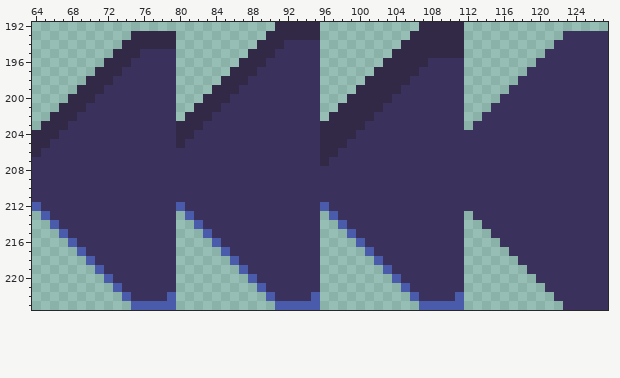
Two states of a pixel-art file, tinycromancer/sprites/UI.aseprite. Above: the version before the commit.
412x242 pixels, 1 frame. Shown: x 64..127, y 192..223. The commit also changed other parts of the picture, which this record leaves out.
Once edited:
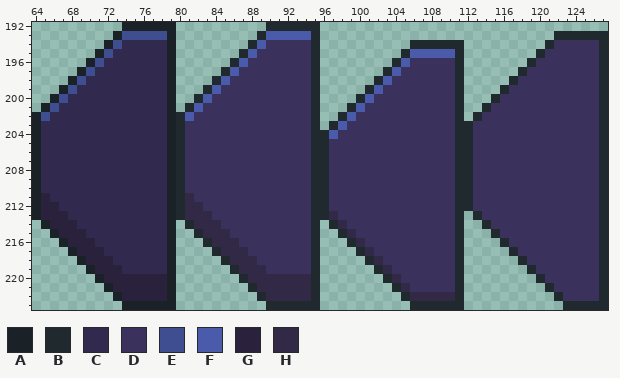
Palette (. is transparent): A #1a2227  B #1f292e  C #32294f  D #3b315d  E #3f4d91  F #4b5bab  G #2a223c  H #322947
Diff:
--- layer "Layer 1"
@@ x 64..127 @@
-192 ...........................HHHHH...........HHHHH................
-193 ...........HHHHH..........HHHHHH..........HHHHHH...........DDDDD
-194 ..........HHHHHH.........HHHDDDD.........HHHHHHH..........DDDDDD
-195 .........HHHDDDD........HHHDDDDD........HHHHHHHH.........DDDDDDD
-196 ........HHHDDDDD.......HHHDDDDDD.......HHHHHDDDD........DDDDDDDD
-197 .......HHHDDDDDD......HHHDDDDDDD......HHHHHDDDDD.......DDDDDDDDD
-198 ......HHHDDDDDDD.....HHHDDDDDDDD.....HHHHHDDDDDD......DDDDDDDDDD
-199 .....HHHDDDDDDDD....HHHDDDDDDDDD....HHHHHDDDDDDD.....DDDDDDDDDDD
-200 ....HHHDDDDDDDDD...HHHDDDDDDDDDD...HHHHHDDDDDDDD....DDDDDDDDDDDD
-201 ...HHHDDDDDDDDDD..HHHDDDDDDDDDDD..HHHHHDDDDDDDDD...DDDDDDDDDDDDD
-202 ..HHHDDDDDDDDDDD.HHHDDDDDDDDDDDD.HHHHHDDDDDDDDDD..DDDDDDDDDDDDDD
-203 .HHHDDDDDDDDDDDDHHHDDDDDDDDDDDDDHHHHHDDDDDDDDDDD.DDDDDDDDDDDDDDD
-204 HHHDDDDDDDDDDDDDHHDDDDDDDDDDDDDDHHHHDDDDDDDDDDDDDDDDDDDDDDDDDDDD
-205 HHDDDDDDDDDDDDDDHDDDDDDDDDDDDDDDHHHDDDDDDDDDDDDDDDDDDDDDDDDDDDDD
-206 HDDDDDDDDDDDDDDDDDDDDDDDDDDDDDDDHHDDDDDDDDDDDDDDDDDDDDDDDDDDDDDD
-207 DDDDDDDDDDDDDDDDDDDDDDDDDDDDDDDDHDDDDDDDDDDDDDDDDDDDDDDDDDDDDDDD
-208 DDDDDDDDDDDDDDDDDDDDDDDDDDDDDDDDDDDDDDDDDDDDDDDDDDDDDDDDDDDDDDDD
-209 DDDDDDDDDDDDDDDDDDDDDDDDDDDDDDDDDDDDDDDDDDDDDDDDDDDDDDDDDDDDDDDD
-210 DDDDDDDDDDDDDDDDDDDDDDDDDDDDDDDDDDDDDDDDDDDDDDDDDDDDDDDDDDDDDDDD
-211 DDDDDDDDDDDDDDDDDDDDDDDDDDDDDDDDDDDDDDDDDDDDDDDDDDDDDDDDDDDDDDDD
-212 FDDDDDDDDDDDDDDDFDDDDDDDDDDDDDDDFDDDDDDDDDDDDDDDDDDDDDDDDDDDDDDD
-213 .FDDDDDDDDDDDDDD.FDDDDDDDDDDDDDD.FDDDDDDDDDDDDDD.DDDDDDDDDDDDDDD
-214 ..FDDDDDDDDDDDDD..FDDDDDDDDDDDDD..FDDDDDDDDDDDDD..DDDDDDDDDDDDDD
-215 ...FDDDDDDDDDDDD...FDDDDDDDDDDDD...FDDDDDDDDDDDD...DDDDDDDDDDDDD
-216 ....FDDDDDDDDDDD....FDDDDDDDDDDD....FDDDDDDDDDDD....DDDDDDDDDDDD
-217 .....FDDDDDDDDDD.....FDDDDDDDDDD.....FDDDDDDDDDD.....DDDDDDDDDDD
-218 ......FDDDDDDDDD......FDDDDDDDDD......FDDDDDDDDD......DDDDDDDDDD
-219 .......FDDDDDDDD.......FDDDDDDDD.......FDDDDDDDD.......DDDDDDDDD
-220 ........FDDDDDDD........FDDDDDDD........FDDDDDDD........DDDDDDDD
-221 .........FDDDDDD.........FDDDDDD.........FDDDDDD.........DDDDDDD
-222 ..........FDDDDF..........FDDDDF..........FDDDDF..........DDDDDD
-223 ...........FFFFF...........FFFFF...........FFFFF...........DDDDD
+192 ..........AAAAAA..........BBBBBB................................
+193 .........AEEEEEA.........BFFFFFB..........................BBBBBB
+194 ........AECCCCCA........BFDDDDDB..........BBBBBB.........BDDDDDB
+195 .......AECCCCCCA.......BFDDDDDDB.........BFFFFFB........BDDDDDDB
+196 ......AECCCCCCCA......BFDDDDDDDB........BFDDDDDB.......BDDDDDDDB
+197 .....AECCCCCCCCA.....BFDDDDDDDDB.......BFDDDDDDB......BDDDDDDDDB
+198 ....AECCCCCCCCCA....BFDDDDDDDDDB......BFDDDDDDDB.....BDDDDDDDDDB
+199 ...AECCCCCCCCCCA...BFDDDDDDDDDDB.....BFDDDDDDDDB....BDDDDDDDDDDB
+200 ..AECCCCCCCCCCCA..BFDDDDDDDDDDDB....BFDDDDDDDDDB...BDDDDDDDDDDDB
+201 .AECCCCCCCCCCCCA.BFDDDDDDDDDDDDB...BFDDDDDDDDDDB..BDDDDDDDDDDDDB
+202 AECCCCCCCCCCCCCABFDDDDDDDDDDDDDB..BFDDDDDDDDDDDB.BDDDDDDDDDDDDDB
+203 ACCCCCCCCCCCCCCABDDDDDDDDDDDDDDB.BFDDDDDDDDDDDDBBDDDDDDDDDDDDDDB
+204 ACCCCCCCCCCCCCCABDDDDDDDDDDDDDDBBFDDDDDDDDDDDDDBBDDDDDDDDDDDDDDB
+205 ACCCCCCCCCCCCCCABDDDDDDDDDDDDDDBBDDDDDDDDDDDDDDBBDDDDDDDDDDDDDDB
+206 ACCCCCCCCCCCCCCABDDDDDDDDDDDDDDBBDDDDDDDDDDDDDDBBDDDDDDDDDDDDDDB
+207 ACCCCCCCCCCCCCCABDDDDDDDDDDDDDDBBDDDDDDDDDDDDDDBBDDDDDDDDDDDDDDB
+208 ACCCCCCCCCCCCCCABDDDDDDDDDDDDDDBBDDDDDDDDDDDDDDBBDDDDDDDDDDDDDDB
+209 ACCCCCCCCCCCCCCABDDDDDDDDDDDDDDBBDDDDDDDDDDDDDDBBDDDDDDDDDDDDDDB
+210 ACCCCCCCCCCCCCCABDDDDDDDDDDDDDDBBDDDDDDDDDDDDDDBBDDDDDDDDDDDDDDB
+211 AGCCCCCCCCCCCCCABHDDDDDDDDDDDDDBBDDDDDDDDDDDDDDBBDDDDDDDDDDDDDDB
+212 AGGCCCCCCCCCCCCABHHDDDDDDDDDDDDBBDDDDDDDDDDDDDDBBDDDDDDDDDDDDDDB
+213 AGGGCCCCCCCCCCCABHHHDDDDDDDDDDDBBHDDDDDDDDDDDDDB.BDDDDDDDDDDDDDB
+214 .AGGGCCCCCCCCCCA.BHHHDDDDDDDDDDB.BHDDDDDDDDDDDDB..BDDDDDDDDDDDDB
+215 ..AGGGCCCCCCCCCA..BHHHDDDDDDDDDB..BHDDDDDDDDDDDB...BDDDDDDDDDDDB
+216 ...AGGGCCCCCCCCA...BHHHDDDDDDDDB...BHDDDDDDDDDDB....BDDDDDDDDDDB
+217 ....AGGGCCCCCCCA....BHHHDDDDDDDB....BHDDDDDDDDDB.....BDDDDDDDDDB
+218 .....AGGGCCCCCCA.....BHHHDDDDDDB.....BHDDDDDDDDB......BDDDDDDDDB
+219 ......AGGGCCCCCA......BHHHDDDDDB......BHDDDDDDDB.......BDDDDDDDB
+220 .......AGGGGGGGA.......BHHHHHHHB.......BHDDDDDDB........BDDDDDDB
+221 ........AGGGGGGA........BHHHHHHB........BHDDDDDB.........BDDDDDB
+222 .........AGGGGGA.........BHHHHHB.........BHHHHHB..........BDDDDB
+223 ..........AAAAAA..........BBBBBB..........BBBBBB...........BBBBB
